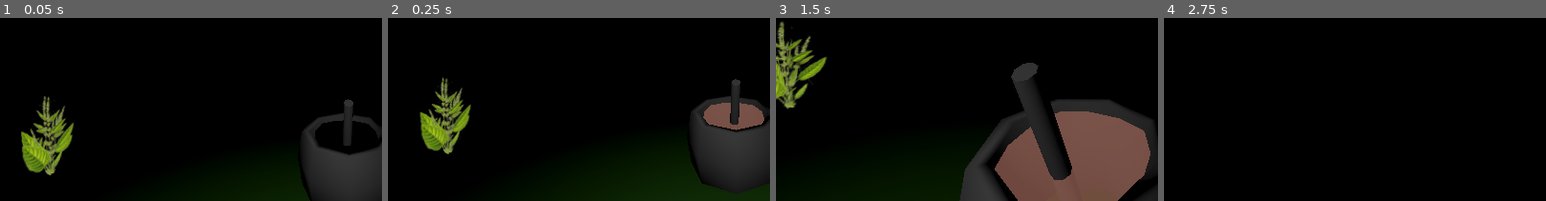
Above: before the commit, frames 1-4 (left to right).
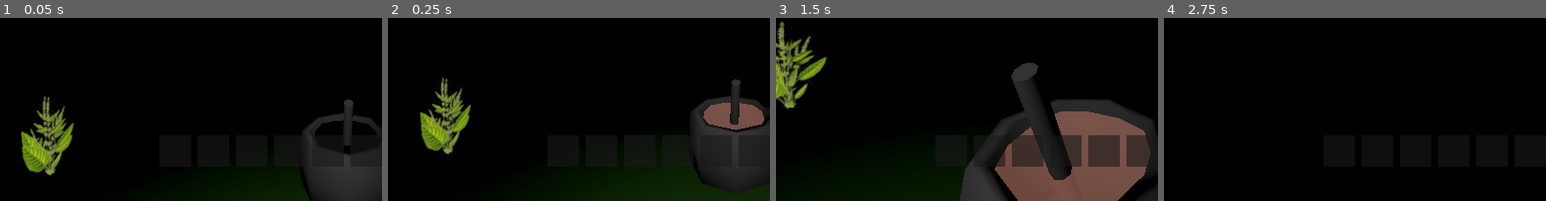
Above: after the commit, the same moments.

Repository: IsaacdmDunn/PotionMaker
Game: Godot game, scene res://Game.tscn
Two runs of this game, one before a commit and one after it. Both use one fixed random seed, a clock stepped at 60 frames per second and the inputs below. The project has no main scene, so this scene is started directly. The engine's default icon, where the game draws it, is replaced by a stand-in: a white triangle on a blue panel in a dark square.
Inputs (mouse positions are % of the whole screen's width and height, from its top left):
- Up to frame 1 (0.05 s): no input
- Up to frame 2 (0.25 s): no input
- Up to frame 3 (1.5 s): move the mouse to (55, 41) at 0.52 s; press the mouse at (55, 41) at 0.53 s; hold W (up) from 0.53 s (still down); tap Space (jump) at 0.77 s; tap 1 at 0.8, 1.35 s; move the mouse to (45, 42) at 1.27 s; release the mouse at (45, 42) at 1.28 s
- Up to frame 4 (2.75 s): keep holding W (up); tap Space (jump) at 1.52 s; click (45, 42) at 1.55 s; move the mouse to (52, 39) at 2.02 s; tap Z (AddTestIngredient) at 2.1 s; tap 1 at 2.3 s
The pictures show only the part of the screen within x 7-57%, y 50-100%; the shares and areas given below are measured in that part.

The runs differ from the first frame. In frame 3, 4.4% of the frame differs, in the area x 57-98%, y 64-82%; in frame 4, less than 0.1%.

Commit message:
inventory priority

Diff:
--- a/potion-maker/Game.tscn
+++ b/potion-maker/Game.tscn
@@ -57,6 +57,19 @@
 script = ExtResource("7_joorw")
 maxSlotCount = 24
 
+[node name="Toolbar" type="HBoxContainer" parent="Control"]
+custom_minimum_size = Vector2(0, 80)
+layout_mode = 1
+anchors_preset = -1
+anchor_top = 0.9
+anchor_right = 1.0
+anchor_bottom = 0.92
+grow_horizontal = 2
+grow_vertical = 0
+mouse_filter = 0
+theme_override_constants/separation = 16
+alignment = 1
+
 [node name="Inventory" type="Panel" parent="Control" groups=["InventoryUI"]]
 layout_mode = 1
 anchors_preset = -1
@@ -96,16 +109,6 @@
 theme_override_constants/h_separation = 16
 theme_override_constants/v_separation = 16
 columns = 8
-
-[node name="HBoxContainer" type="HBoxContainer" parent="Control/Inventory"]
-layout_mode = 1
-anchors_preset = -1
-anchor_left = 0.08
-anchor_top = 0.8
-anchor_right = 0.6
-anchor_bottom = 0.9
-grow_horizontal = 2
-grow_vertical = 0
 
 [node name="Tooltips" type="Panel" parent="Control/Inventory"]
 layout_mode = 1
--- a/potion-maker/Scripts/Inventory/Inventory.gd
+++ b/potion-maker/Scripts/Inventory/Inventory.gd
@@ -1,5 +1,6 @@
 extends Node
 var slotPrefab = preload("res://Prefabs/UI/Inventory/inventory_slot.tscn")
+var toolbarSlot = preload("res://Prefabs/UI/Inventory/toolbarSlot.tscn")
 @export var maxSlotCount: int
 @export var items: Array[Item]
 var application
@@ -15,11 +16,10 @@
 		slotToAdd.slotID = i
 		items.append(null)
 		$Inventory/GridContainer.add_child(slotToAdd)
-	#for j in 9:
-		#var slotToAdd = slotPrefab.instantiate()
-		#slotToAdd.slotID = j + maxSlotCount
-		#items.append(null)
-		#$Inventory/HBoxContainer.add_child(slotToAdd)
+	for j in 9:
+		var slotToAdd = toolbarSlot.instantiate()
+		slotToAdd.slotID = j + maxSlotCount
+		$Toolbar.add_child(slotToAdd)
 	$CauldronUI.CreateInventoryUI()
 
 func _process(delta: float) -> void:
--- a/potion-maker/Scripts/Inventory/InventorySlot.gd
+++ b/potion-maker/Scripts/Inventory/InventorySlot.gd
@@ -23,6 +23,12 @@
 	pass
 
 func _input(event: InputEvent) -> void:
+	if mouseEntered:
+		var just_pressed = event.is_pressed() and not event.is_echo()
+		for i in $"../../../Toolbar".get_children().size():
+			if Input.is_key_pressed(KEY_1 + i) and just_pressed:
+				$"../../../Toolbar".get_child(i).SetPrioritySlot(slotID)
+				print("priority" + str(i+1))
 
 	if mouseEntered and !payloadCreated and Input.is_action_just_pressed("Select"):
 		CreatePayload()
--- a/potion-maker/Scripts/Inventory/ToolbarSlot.gd
+++ b/potion-maker/Scripts/Inventory/ToolbarSlot.gd
@@ -7,17 +7,14 @@
 var mouseEntered = false
 var payloadCreated = false
 
-#func _ready() -> void:
-	#$"../../..".items[slotID] = itemData
 
 func _process(delta: float) -> void:
-	UpdateUI()
+	if itemData!= null:
+		UpdateUI()
 	OnPayloadEnter()
 
 	if amount == 0:
-		#print(itemData)
 		itemData = null
-		$"../../..".items[slotID] = null
 		$TextureRect.texture = null
 		$Label.text = ""
 		$TextureRect.modulate = Color.WHITE
@@ -26,7 +23,16 @@
 func _input(event: InputEvent) -> void:
 	pass
 
+
+func SetPrioritySlot(inventorySlotID):
+	slotID = inventorySlotID
+	if $"../../Inventory/GridContainer".get_child(slotID).itemData != null:
+		itemData = $"../../Inventory/GridContainer".get_child(slotID).itemData
+		amount += $"../../Inventory/GridContainer".get_child(slotID).amount
+
 func UpdateUI():
+	itemData = $"../../Inventory/GridContainer".get_child(slotID).itemData
+	amount = $"../../Inventory/GridContainer".get_child(slotID).amount
 	if itemData != null:
 		$Label.text = str(amount)
 		$TextureRect.texture = itemData.texture
@@ -44,7 +50,6 @@
 			#drop
 			if Input.is_action_just_released("Select"):
 				slotID = payload.slotID
-				var grid = $".."
 				#if item slot is not empty
 				if itemData != null:
 					#if not max stack
@@ -57,19 +62,11 @@
 				#if item slot is empty
 				else:
 					itemData = payload.itemData
-					#grid.get_child(payload.slotID).itemData = null
 					amount += payload.amount
 
 				payload.queue_free()
-				#$"../../..".items[slotID] = itemData
 
-
-func DisplayItemInfo():
-
-	$"../../Tooltips/VBoxContainer/Description".text = itemData.discription
-	$"../../Tooltips/VBoxContainer/HBoxContainer/TextureRect".texture = itemData.texture
-	$"../../Tooltips/VBoxContainer/HBoxContainer/itemName".text = itemData.itemName
-	pass
+				UpdateUI()
 
 
 
@@ -78,15 +75,11 @@
 	if get_tree().get_nodes_in_group("InventoryPayload").size() > 0:
 		get_tree().get_first_node_in_group("InventoryPayload").isInSlot = true
 
-	if itemData != null:
-
-		DisplayItemInfo()
 	pass # Replace with function body.
 
 
 
 func _on_mouse_exited() -> void:
-	$"../../..".optionButtionOnSlotID = -1
 	if get_tree().get_nodes_in_group("InventoryPayload").size() > 0:
 		get_tree().get_first_node_in_group("InventoryPayload").isInSlot = false
 	mouseEntered = false
